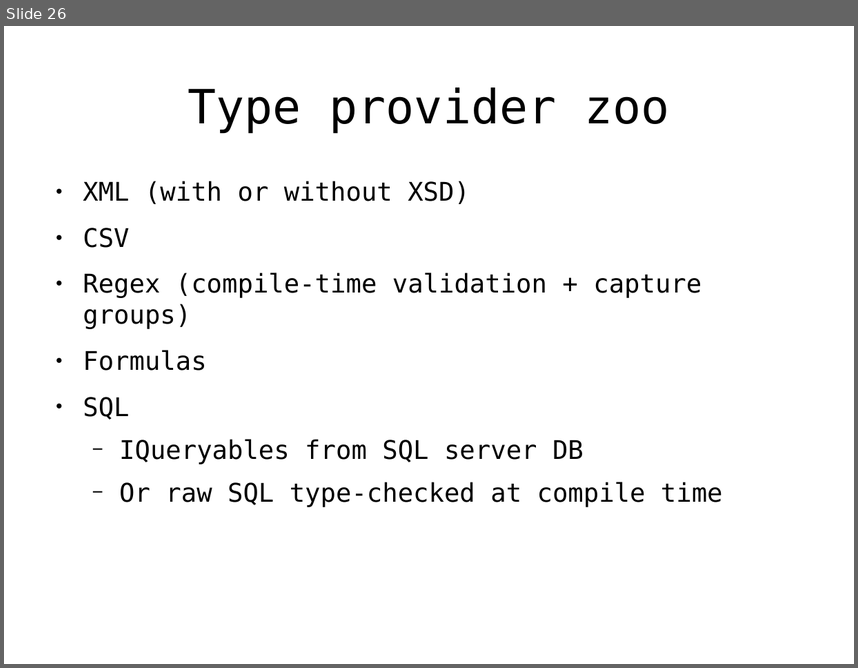
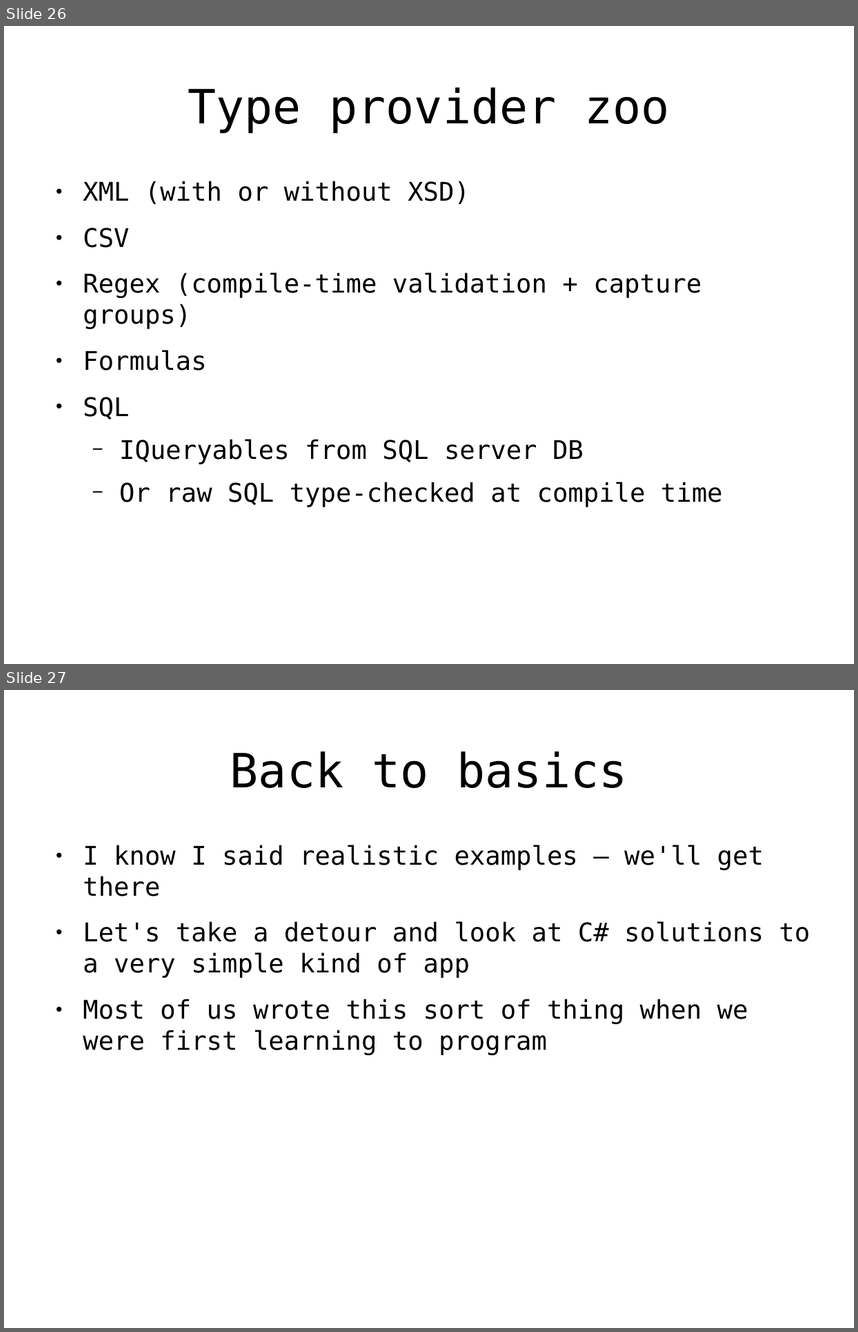
Before and after one commit to rspeele/FSharpTalk, a slide deck: fstalk.odp. Shown one above the other, each under a label of ours: slide 26 before the commit, slides 26 and 27 after it. The pictures are 858x668 and 858x1332 pixels, drawn with LibreOffice and Linux fonts; fonts in the diff are those of the drawing. Boxes give left, top, right and bottom in pixels: in the first picture for what was removed or moved away, otherwise in the second. Text is boxed around its words. In the diff, an @@ line names an element or a change of style, - is before the commit and + after.

Commit message:
Computation expr examples.

```diff
--- a/fstalk.odp
+++ b/fstalk.odp
@@ slide 27 added at [4,690,854,1328], background #FFFFFF @@
@@ title added at [230,751,628,788], 44 pt, text #000000 @@
+Back to basics
@@ text added at [83,845,810,1054], 24 pt, text #000000 @@
+● I know I said realistic examples – we'll get there
+● Let's take a detour and look at C# solutions to a very simple kind of app
+● Most of us wrote this sort of thing when we were first learning to program
```
Also in this commit, not shown: 4 other slides added, 24 other files.
